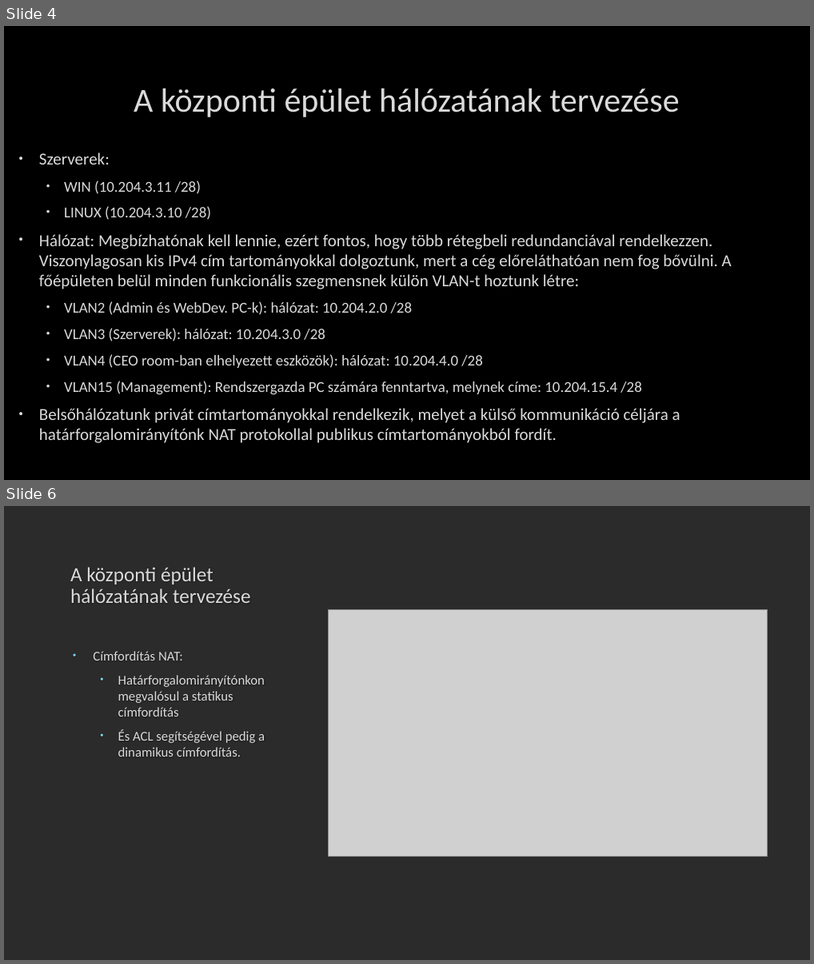
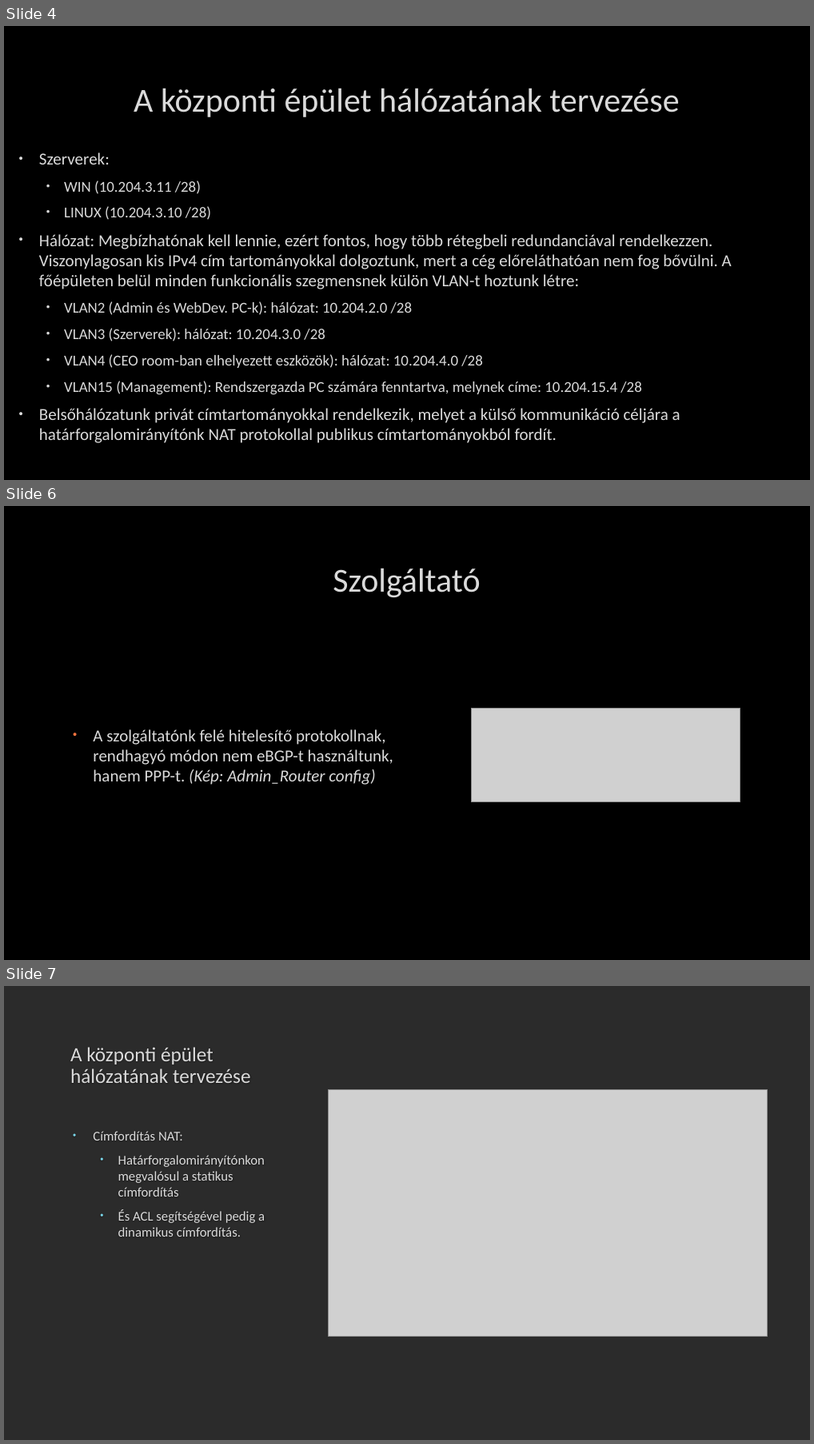
Before and after one commit to lacikartik88/IKT-projektmunka-II, a slide deck: Védéshez.pptx. Shown one above the other, each under a label of ours: slides 4 and 6 before the commit, slides 4, 6 and 7 after it; the slides between them are not shown. The pictures are 814x964 and 814x1444 pixels, drawn with LibreOffice and Linux fonts; fonts in the diff are those of the drawing; grey boxes stand for pictures; background and template pictures are left out; a plain dark background stands for a picture behind light text. Boxes give left, top, right and bottom in pixels: in the first picture for what was removed or moved away, otherwise in the second. Text is boxed around its words. In the diff, an @@ line names an element or a change of style, - is before the commit and + after.

```diff
--- a/Védéshez.pptx
+++ b/Védéshez.pptx
@@ slide 6 added at (4, 506, 810, 960), background picture (left out) @@
@@ title added at (333, 568, 480, 598), 40 pt, text #DADADA @@
+Szolgáltató
@@ picture added at (472, 708, 741, 802) @@
@@ text added at (93, 729, 394, 784), 20 pt, text #DADADA @@
+• A szolgáltatónk felé hitelesítő protokollnak, rendhagyó módon nem eBGP-t használtunk, hanem PPP-t. (Kép: Admin_Router config)
@@ what was slide 6 is now slide 7 @@
```
Also in this commit, not shown: 7 slides changed, 2 other slides added.
